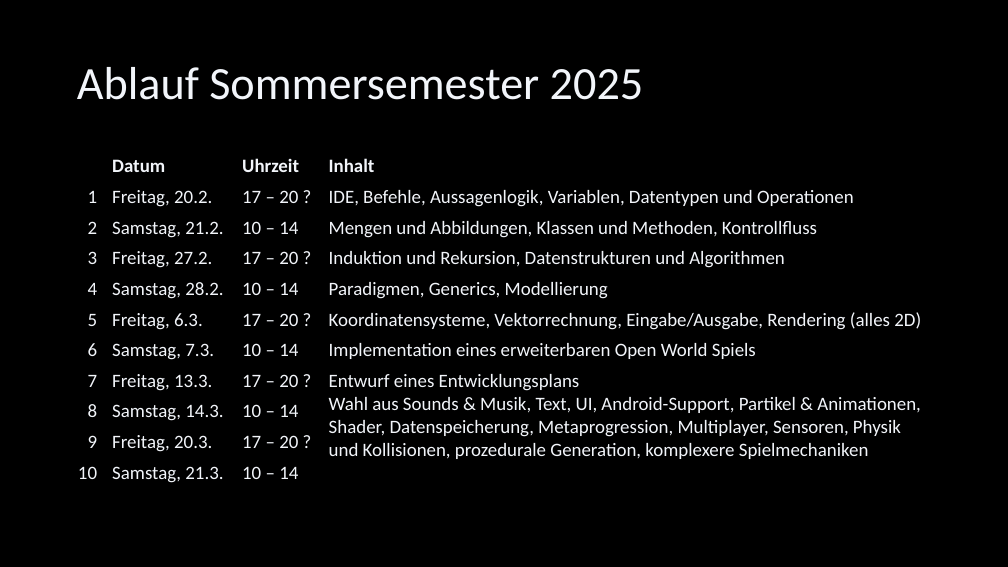
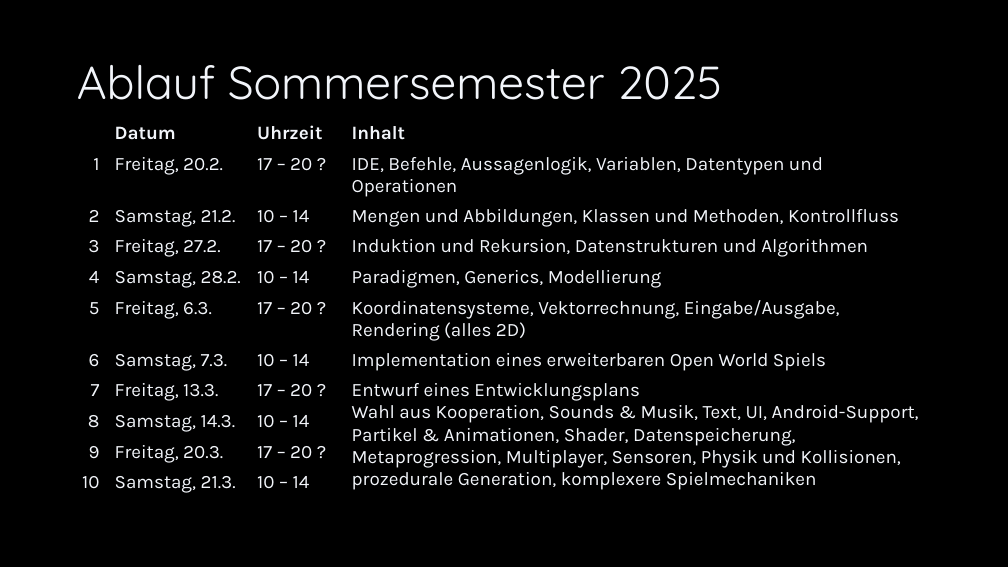
Before and after one commit to Cactusroot/Java, a slide deck: slide 5 of src/Infos.pptx. Drawn at 1008x567 pixels with LibreOffice and Linux fonts; fonts in the diff are those of the drawing. Boxes give left, top, right and bottom in pixels: in the first picture for what was removed or moved away, otherwise in the second. Text is boxed around its words. In the diff, an @@ line names an element or a change of style, - is before the commit and + after.

```diff
--- a/src/Infos.pptx
+++ b/src/Infos.pptx
@@ title "Ablauf Sommersemester 2025" at [77, 65, 722, 100]: font Calibri to Quicksand @@
@@ table at [70, 119, 939, 501] @@
-row 8, column 4: Entwurf eines Entwicklungsplans / Wahl aus Sounds & Musik, Text, UI, Android-Support, Partikel & Animationen, Shader, Datenspeicherung, Metaprogression, Multiplayer, Sensoren, Physik und Kollisionen, prozedurale Generation, komplexere Spielmechaniken
+row 8, column 4: Entwurf eines Entwicklungsplans / Wahl aus Kooperation, Sounds & Musik, Text, UI, Android-Support, Partikel & Animationen, Shader, Datenspeicherung, Metaprogression, Multiplayer, Sensoren, Physik und Kollisionen, prozedurale Generation, komplexere Spielmechaniken
@@ font Calibri to Karla in "Datum", "Uhrzeit", "Inhalt", "1" and 35 more places @@
@@ table: place and size @@
-table at [70, 151, 939, 488]
+table at [70, 119, 939, 501]
```
Also in this commit, not shown: 5 other slides changed, 5 other files.
